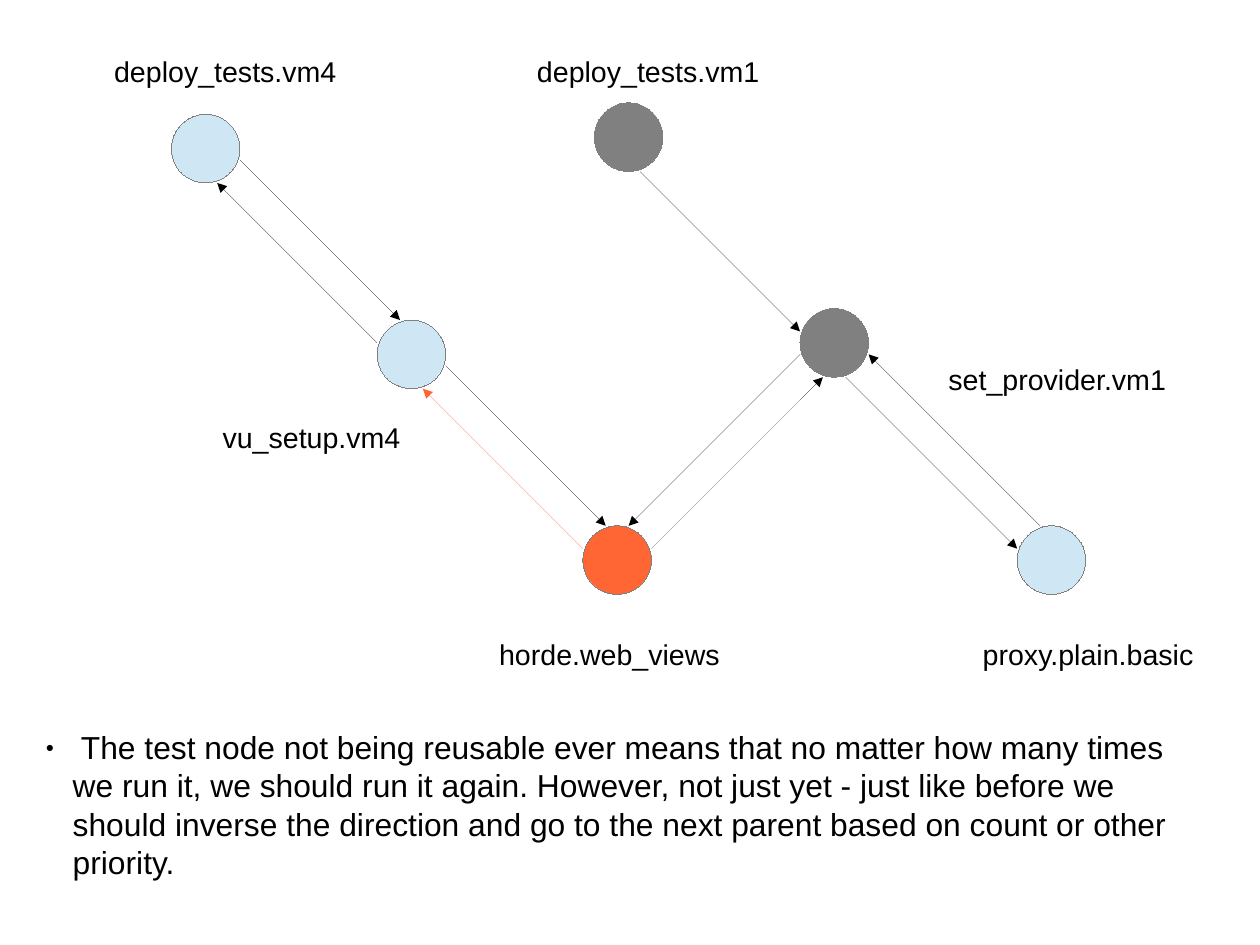
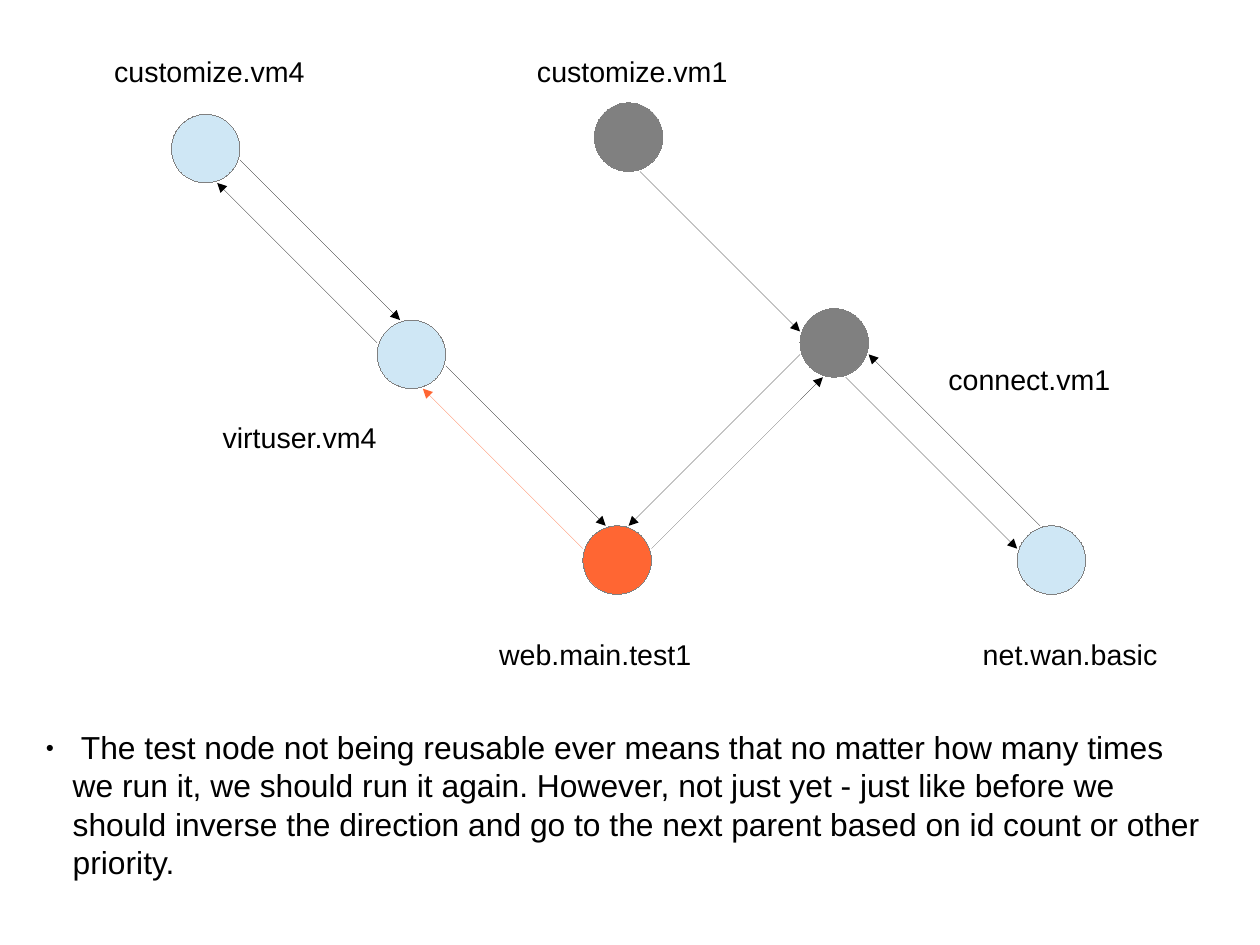
Before and after one commit to intra2net/avocado-i2n, a slide deck: slide 18 of doc/test_traversal_algorithm.odp. Drawn at 1260x945 pixels with LibreOffice and Linux fonts; fonts in the diff are those of the drawing. Boxes give left, top, right and bottom in pixels: in the first picture for what was removed or moved away, otherwise in the second. Text is boxed around its words. In the diff, an @@ line names an element or a change of style, - is before the commit and + after.

```diff
--- a/doc/test_traversal_algorithm.odp
+++ b/doc/test_traversal_algorithm.odp
@@ text at (x1=114, y1=61, x2=304, y2=83): text changed @@
-deploy_tests.vm4
+customize.vm4
@@ text at (x1=537, y1=61, x2=727, y2=83): text changed @@
-deploy_tests.vm1
+customize.vm1
@@ text at (x1=948, y1=370, x2=1110, y2=391): text changed @@
-set_provider.vm1
+connect.vm1
@@ text at (x1=223, y1=427, x2=377, y2=449): text changed @@
-vu_setup.vm4
+virtuser.vm4
@@ text at (x1=499, y1=644, x2=691, y2=666): text changed @@
-horde.web_views
+web.main.test1
@@ text at (x1=983, y1=644, x2=1158, y2=666): text changed @@
-proxy.plain.basic
+net.wan.basic
@@ text at (x1=73, y1=736, x2=1199, y2=879): text changed @@
-● The test node not being reusable ever means that no matter how many times we run it, we should run it again. However, not just yet - just like before we should inverse the direction and go to the next parent based on count or other priority.
+● The test node not being reusable ever means that no matter how many times we run it, we should run it again. However, not just yet - just like before we should inverse the direction and go to the next parent based on id count or other priority.
```
Also in this commit, not shown: 30 other slides changed, 1 other file.
